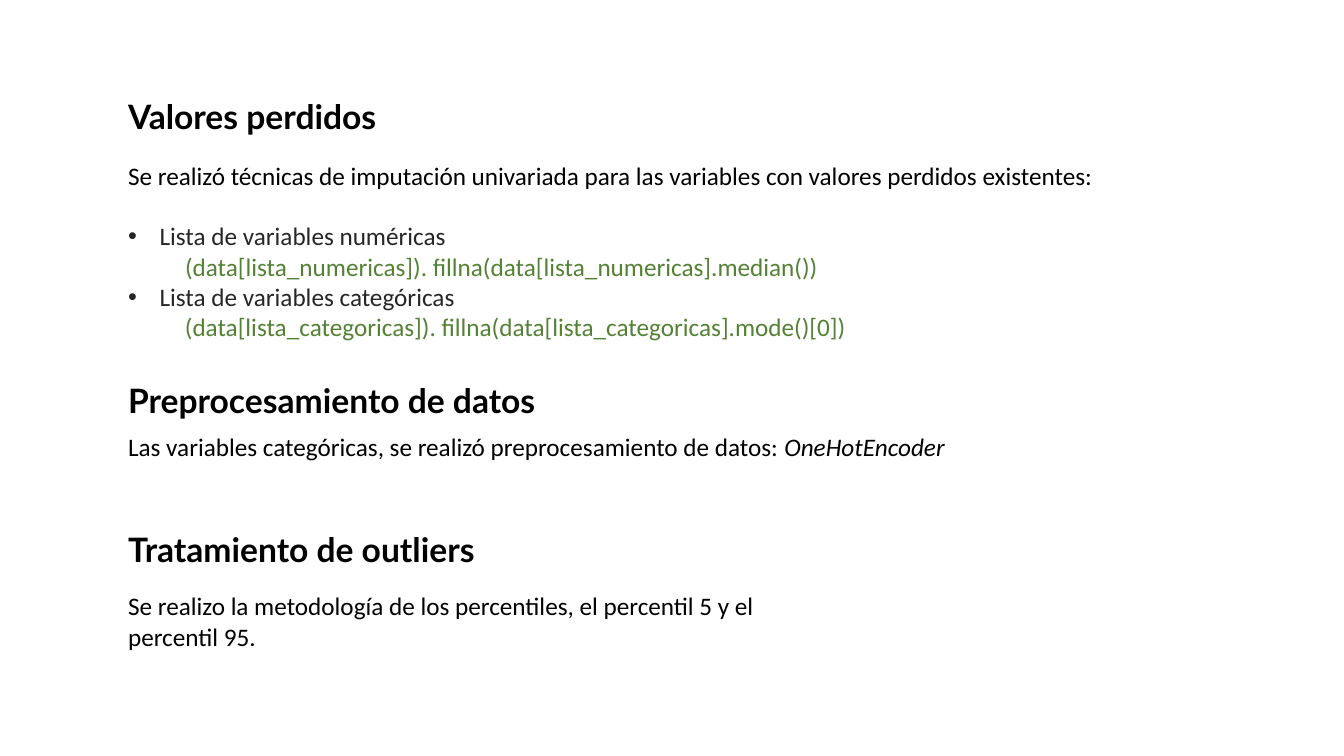
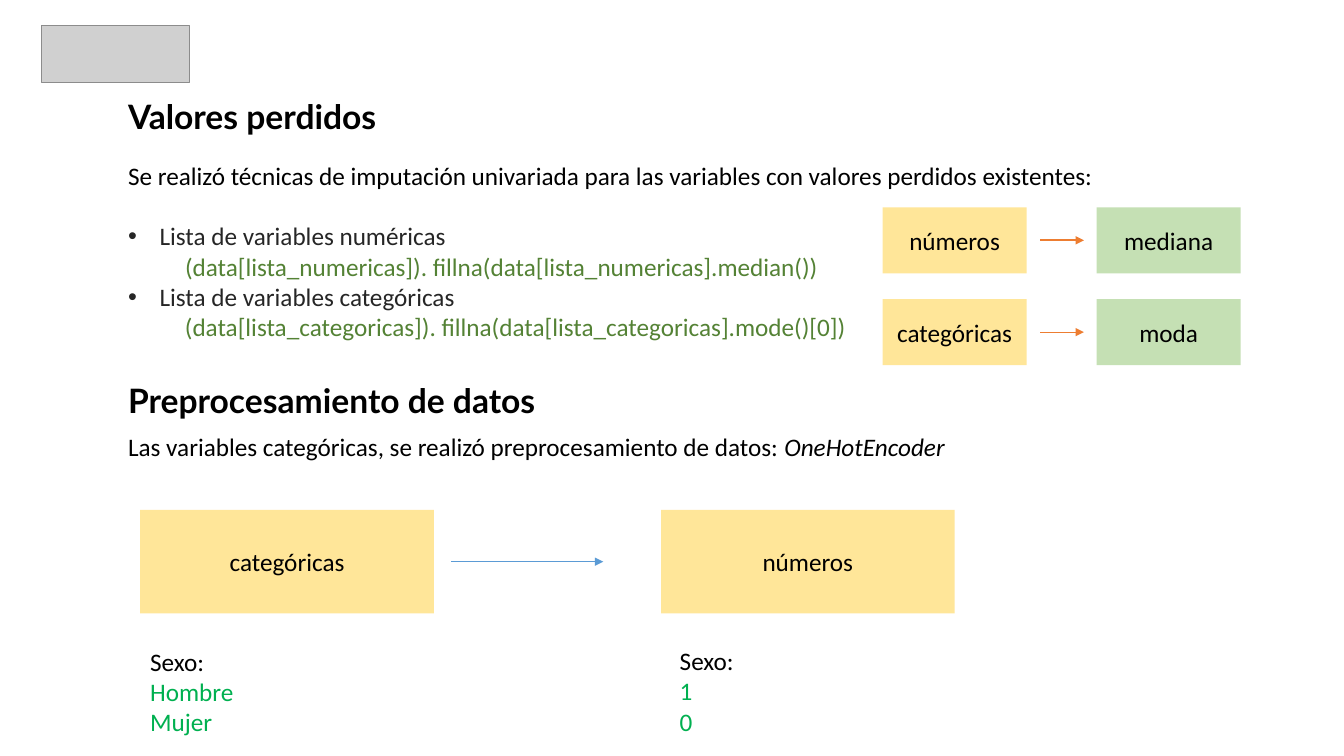
Before and after one commit to luis-gutierre/Proyectos, a slide deck: slide 17 of 1.Enfermedades Cardiovasculares/1.Enfermedades Cardiovasculares.pptx. Drawn at 1344x756 pixels with LibreOffice and Linux fonts; fonts in the diff are those of the drawing; grey boxes stand for pictures. Boxes give left, top, right and bottom in pixels: in the first picture for what was removed or moved away, otherwise in the second. Text is boxed around its words. In the diff, an @@ line names an element or a change of style, - is before the commit and + after.

```diff
--- a/1.Enfermedades Cardiovasculares/1.Enfermedades Cardiovasculares.pptx
+++ b/1.Enfermedades Cardiovasculares/1.Enfermedades Cardiovasculares.pptx
@@ picture added at (x1=42, y1=25, x2=190, y2=82) @@
@@ rectangle added at (x1=883, y1=208, x2=1027, y2=273), fill #FFE699, 18 pt, text #000000 @@
+números
@@ rectangle added at (x1=1097, y1=208, x2=1241, y2=273), fill #C5E0B4, 18 pt, text #000000 @@
+mediana
@@ arrow added from (1041, 240) to (1084, 240), #ED7D31 1.5 pt @@
@@ rectangle added at (x1=883, y1=299, x2=1027, y2=365), fill #FFE699, 18 pt, text #000000 @@
+categóricas
@@ rectangle added at (x1=1097, y1=299, x2=1241, y2=365), fill #C5E0B4, 18 pt, text #000000 @@
+moda
@@ arrow added from (1041, 333) to (1084, 333), #ED7D31 0.5 pt @@
@@ text removed at (x1=128, y1=537, x2=475, y2=563) @@
-Tratamiento de outliers
@@ rectangle added at (x1=140, y1=510, x2=434, y2=614), fill #FFE699, 18 pt, text #000000 @@
+categóricas
@@ rectangle added at (x1=661, y1=510, x2=955, y2=614), fill #FFE699, 18 pt, text #000000 @@
+números
@@ arrow added from (452, 562) to (604, 562), #5B9BD5 0.5 pt @@
@@ text removed at (x1=128, y1=597, x2=753, y2=650) @@
-Se realizo la metodología de los percentiles, el percentil 5 y el percentil 95.
@@ text added at (x1=150, y1=654, x2=233, y2=736), 18 pt, text #00B050 @@
+Sexo:
+Hombre
+Mujer
@@ text added at (x1=680, y1=653, x2=734, y2=731), 18 pt, text #000000 @@
+Sexo:
+1
+0
```
Also in this commit, not shown: 12 other slides changed, 9 slides added, 13 slides removed, 1 other file.
